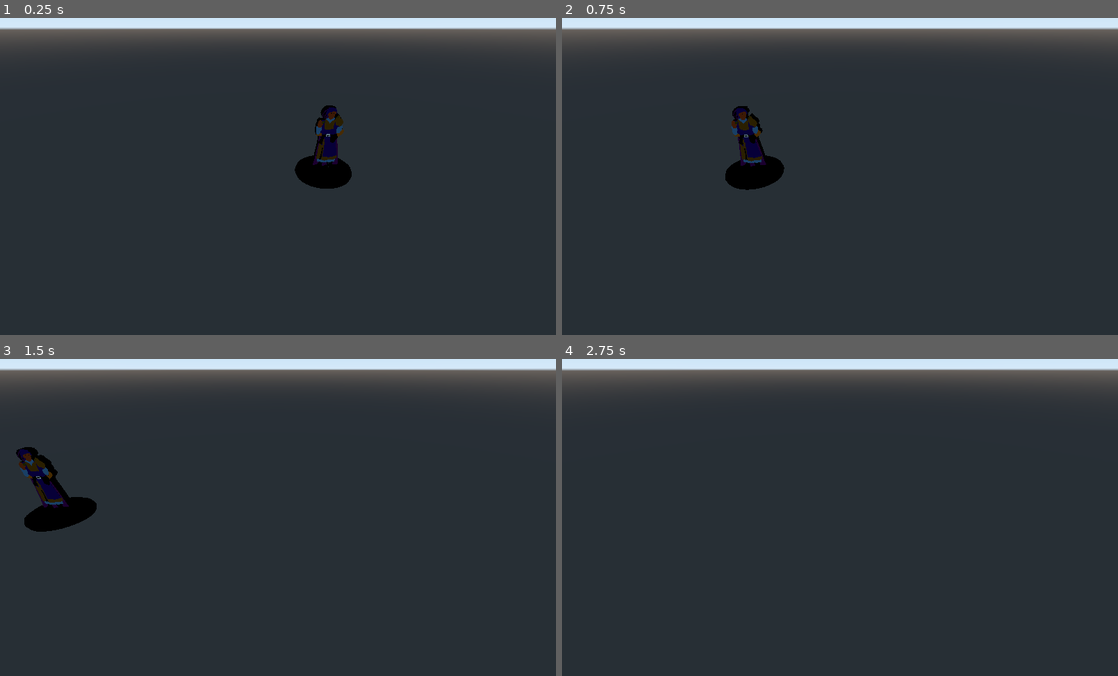
Above: before the commit, frames 1-4 (two rows, left to right).
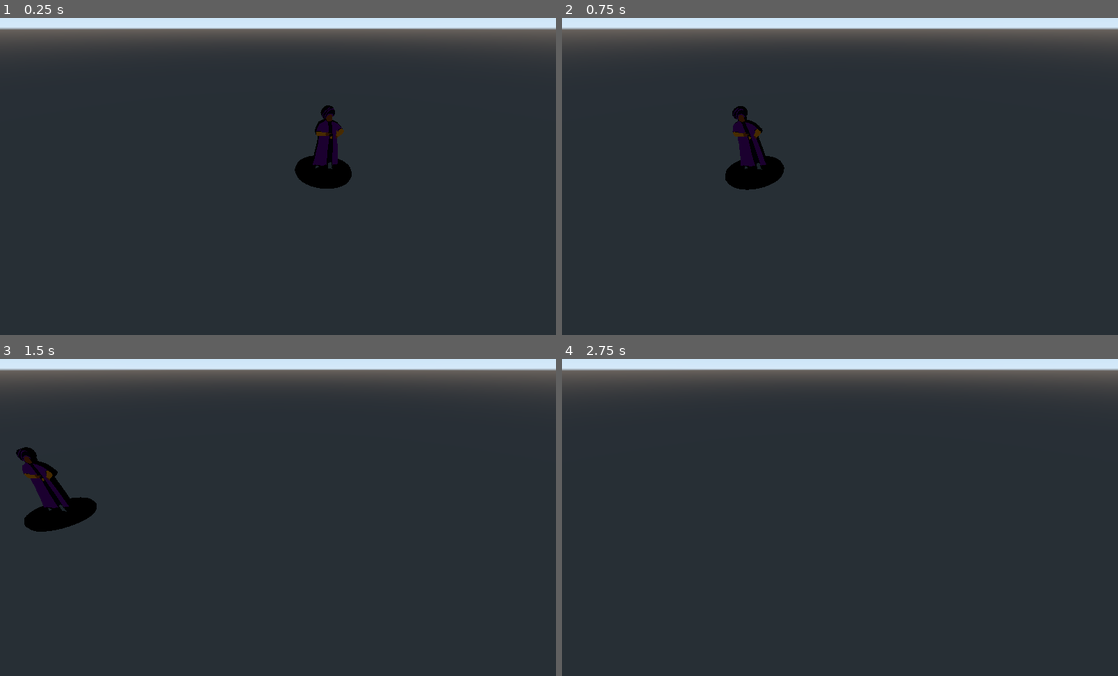
Above: after the commit, the same moments.

Repository: gabrielcornish/Merchants-Prototype
Game: Godot game, scene res://Player/MerchantToken.tscn
Two runs of this game, one before a commit and one after it. Both use one fixed random seed, a clock stepped at 60 frames per second and the inputs below. This scene is started directly instead of the project's main scene.
Inputs:
- Up to frame 1 (0.25 s): no input
- Up to frame 2 (0.75 s): tap Enter at 0.5 s; tap C at 0.6 s
- Up to frame 3 (1.5 s): tap Space at 1.25 s; tap C at 1.35 s
- Up to frame 4 (2.75 s): tap Enter at 2 s; tap C at 2.1 s

The runs differ from the first frame. In frame 1, 0.5% of the frame differs, in the area x 56-62%, y 27-48%; in frame 2, 0.5%; in frame 3, 0.5%, in the area x 3-15%, y 27-49%; in frame 4, nothing differs.

Commit message:
Merchant can randomly be pulled

Diff:
--- a/Player/MerchantInfo.gd
+++ b/Player/MerchantInfo.gd
@@ -1,6 +1,4 @@
 extends Node
-
-#export(Array, PackedScene) var merchant_token = []
 
 var merchant_names = [
 	"Laureion Mirwald",
@@ -307,8 +305,7 @@
 var merchant_name = ""
 
 func _ready():
+	randomize()
 	merchant_names.shuffle()
 	merchant_name = merchant_names[0]
 	print(merchant_name)
-	#merchant_token.shuffle()
-	#merchant_token[1].queue_free
--- a/Player/MerchantToken.gd
+++ b/Player/MerchantToken.gd
@@ -3,9 +3,16 @@
 onready var token = $Token
 onready var destination = $Position3D
 
+onready var merchant_token = [$Token/merchant, $Token/merchantToken]
+
 var new_transform = Vector3(2,0,0)
 
 var button_pressed = false
+
+func _ready():
+	randomize()
+	merchant_token.shuffle()
+	merchant_token[1].visible = false
 
 func _input(ev):
 	if ev is InputEventKey and ev.scancode == KEY_C:
